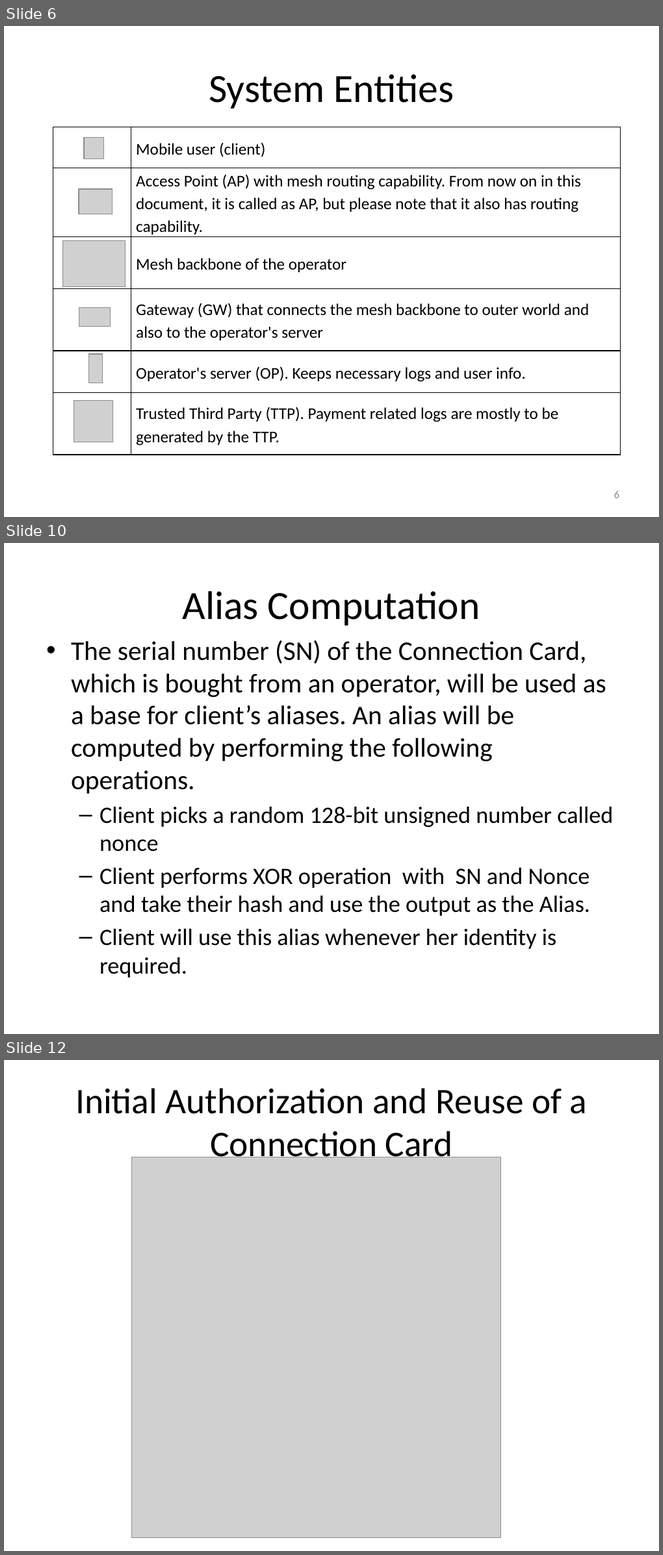
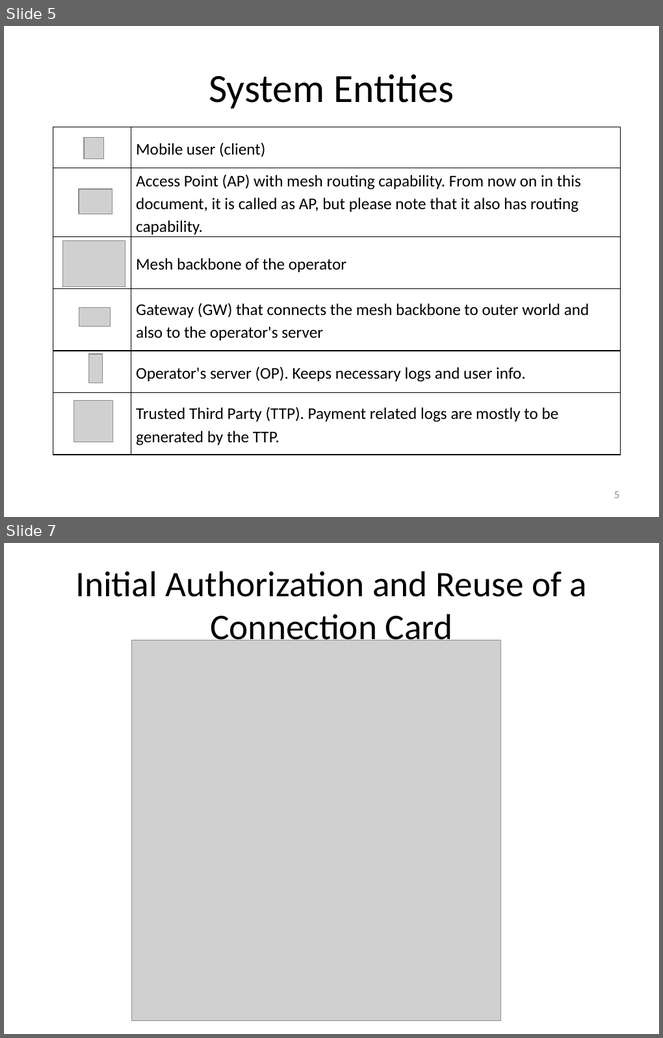
Before and after one commit to canleloglu/worddoc, a slide deck: sunum16Jan.pptx. Shown one above the other, each under a label of ours: slides 6, 10 and 12 before the commit, slides 5 and 7 after it; the slides between them are not shown. The pictures are 663x1555 and 663x1038 pixels, drawn with LibreOffice and Linux fonts; fonts in the diff are those of the drawing; grey boxes stand for pictures. Boxes give left, top, right and bottom in pixels: in the first picture for what was removed or moved away, otherwise in the second. Text is boxed around its words. In the diff, an @@ line names an element or a change of style, - is before the commit and + after.

```diff
--- a/sunum16Jan.pptx
+++ b/sunum16Jan.pptx
@@ slide 10 removed at <box>4,543,659,1034</box>, background #FFFFFF @@
@@ title removed at <box>182,591,480,626</box> @@
-Alias Computation
@@ text removed at <box>71,641,613,978</box> @@
-• The serial number (SN) of the Connection Card, which is bought from an operator, will be used as a base for client’s aliases. An alias will be computed by performing the following operations.
-  – Client picks a random 128-bit unsigned number called nonce
-  – Client performs XOR operation with SN and Nonce and take their hash and use the output as the Alias.
-  – Client will use this alias whenever her identity is required.
@@ what was slide 6 is now slide 5 @@
@@ page number at <box>614,491,620,499</box>: text changed @@
-6
+5
@@ what was slide 12 is now slide 7 @@
```
Also in this commit, not shown: 20 slides changed, 1 slide added, 17 other slides removed, 7 other files.
